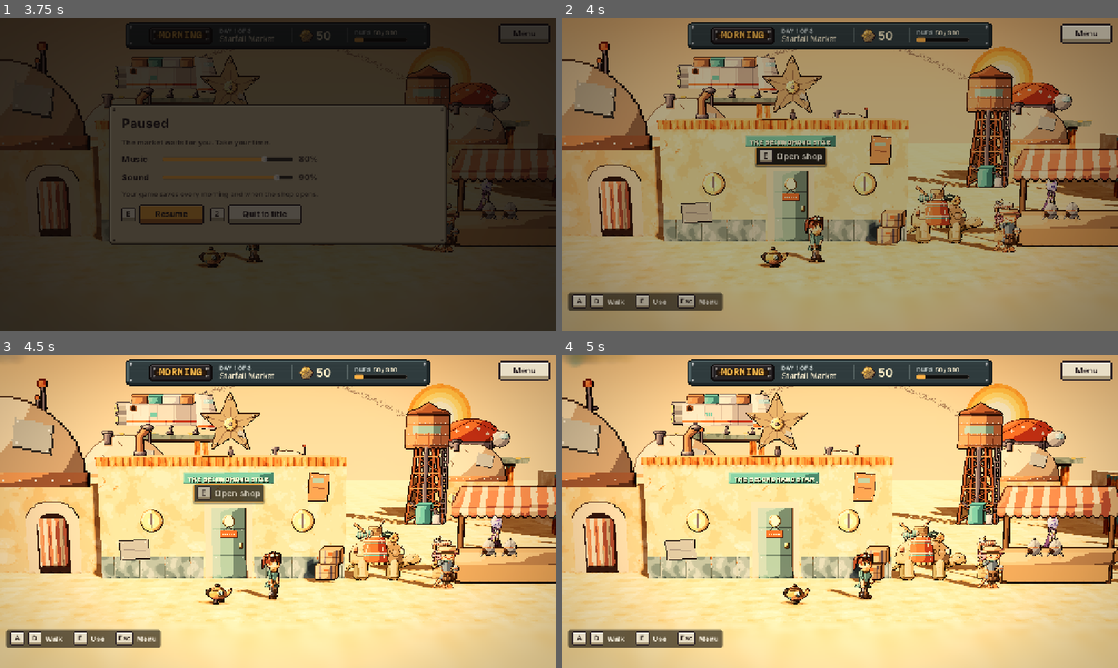
Above: before the commit, frames 1-4 (two rows, left to right).
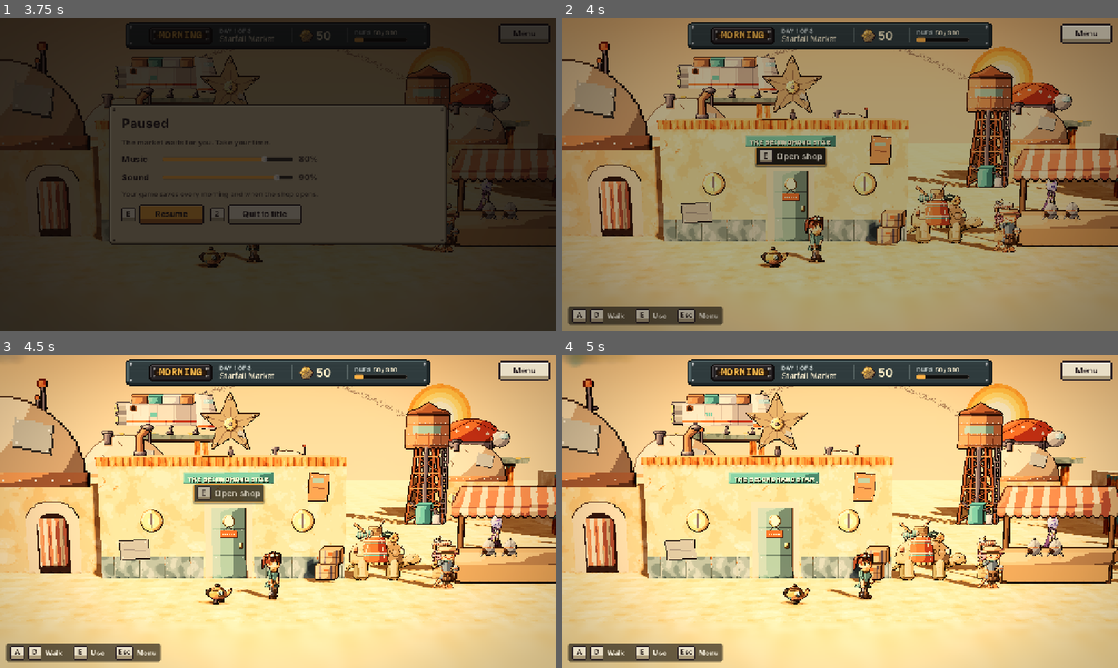
Above: after the commit, the same moments.

Repository: VicenteGM123/dead-air
Game: Godot game, scene res://scenes/main.tscn
Two runs of this game, one before a commit and one after it. Both use one fixed random seed, a clock stepped at 60 frames per second and the inputs below.
Inputs (mouse positions are in pixels of both pictures, inside the frame that each line leads up to):
- Up to frame 1 (3.75 s): click "Settings" at 0.5 s; click "Done" at 1.25 s; click "New game" at 2 s; tap Enter at 2.75 s; move the mouse to (400, 158) at 2.77 s; hold Right 2.78-3.53 s; hold E (interact) 2.78-3.53 s; click (400, 158) at 2.92 s; tap Space at 3.02 s; move the mouse to (166, 190) at 3.52 s; hold Escape (back) from 3.53 s (still down); tap T at 3.6 s
- Up to frame 2 (4 s): keep holding Escape (back); tap Space at 3.77 s
- Up to frame 3 (4.5 s): move the mouse to (333, 442) at 4.27 s; release Escape (back) at 4.28 s; hold Right from 4.28 s (still down); tap 1 at 4.35 s
- Up to frame 4 (5 s): keep holding Right

Frame 1 is identical in both runs. In frame 2, 2.7% of the frame differs, in the area x 1-29%, y 87-99%; in frame 3, 2.7%; in frame 4, 2.7%.

Commit message:
Secondhand Stars: playtest fixes and a first web build (work in progress)
Co-Authored-By: Claude Opus 5.5 <noreply@anthropic.com>
Claude-Session: https://claude.ai/code/session_01EtJos8du7RULGGSJMVgHZU

Diff:
--- a/secondhand/game/scripts/demo_kit.gd
+++ b/secondhand/game/scripts/demo_kit.gd
@@ -176,6 +176,7 @@
 			_state(2)
 			m.begin_morning()
 			m.hud.show_top(false)
+			m.street.walker.teleport(-2.6, 1)   # --- SS SHIP: Nell en la calle, entre su puerta y las cápsulas (sin aviso que tape el cartel)
 			m.street.cam_fixed = true
 			m.street.camera.position = Vector3(0.0, 7.0, 22.0)
 			m.street.camera.look_at(Vector3(0.0, 4.0, -20.0), Vector3.UP)
--- a/secondhand/game/scripts/main.gd
+++ b/secondhand/game/scripts/main.gd
@@ -108,7 +108,9 @@
 	pad.world_picks = func(): return world.pad_picks() if world else []
 	pad.camera = func(): return world.camera if world else null
 	pad.modal_open = modal_open
-	pad.dialog_waiting = func(): return dialogs.is_open() or screens.is_open()
+	# --- SS SHIP: la A del mando también avanza la cápsula («A / X open») y la tarjeta del banco («A done») aunque el
+	# cursor no esté sobre el botón (antes la A hacía clic en el vacío y no pasaba nada)
+	pad.dialog_waiting = func(): return dialogs.is_open() or screens.is_open() or pod_ui.is_open() or (bench.is_open() and bench.step == BenchUI.Step.RESULT)
 	add_child(pad)
 	pad.device_changed.connect(func(_on): hud.hide_prompt())
 	Game.shelf_changed.connect(func(): shop.refresh_shelf())
@@ -1058,6 +1060,10 @@
 					return ["Repair" if String(v["kind"]) == "repair" else "Sell", true]
 				if not sale.is_empty():
 					return ["Haggling...", false]
+				# --- SS SHIP: quien se acaba de ir sigue en el mostrador despidiéndose ("Lovely work, little star."): sin
+				# el cartel "No one at the counter" encima de su frase
+				if Time.get_ticks_msec() - day.counter_left_ms < 2800:
+					return ["", false]
 				return ["No one at the counter", false]
 			"bench":
 				if job.get("kind", "") == "repair" and String(job.get("stage", "")) == "accepted":
--- a/secondhand/game/scripts/shop_day.gd
+++ b/secondhand/game/scripts/shop_day.gd
@@ -21,6 +21,7 @@
 var world: ShopWorld
 var hud: Hud
 var shop_t := 0.0
+var counter_left_ms := -100000   # --- SS SHIP: cuándo se fue el último del mostrador (sigue ahí unos segundos, despidiéndose)
 var running := false
 var closing := false
 var paused := false        # el menú de pausa (todo se detiene)
@@ -265,6 +266,7 @@
 		return
 	var was_counter := not counter.is_empty() and int(counter["id"]) == int(v["id"])
 	if was_counter:
+		counter_left_ms = Time.get_ticks_msec()   # --- SS SHIP
 		counter = {}
 		world.counter_actor = null
 		world.set_counter_item("")
--- a/secondhand/game/scripts/ui/bench_ui.gd
+++ b/secondhand/game/scripts/ui/bench_ui.gd
@@ -152,7 +152,7 @@
 	_head_who.text = ("for %s" % Data.char_name(who)) if who != "" else ""
 	# --- SS SHIP: sin cliente es algo roto de una cápsula: se reacondiciona para el estante (no es un encargo)
 	_head_verb.text = "REPAIR" if who != "" else "REFURBISH"
-	_ticket_hdr.text = "CUSTOMER NOTE" if who != "" else "POD FIND · WHAT'S WRONG"
+	_ticket_hdr.text = "CUSTOMER NOTE" if who != "" else "POD FIND · FAULT"
 	if who == "":
 		_head_who.text = "for the shelf"
 	# --- end SS SHIP
--- a/secondhand/game/scripts/ui/hud.gd
+++ b/secondhand/game/scripts/ui/hud.gd
@@ -273,6 +273,18 @@
 		last.queue_free()
 	_hint_plate.visible = walking or extra != ""
 	_hint_plate.reset_size()
+	_pin_hint()              # --- SS SHIP
+	_pin_hint.call_deferred()
+
+# --- SS SHIP: la placa queda pegada abajo a la izquierda (14 px de margen). reset_size() conserva el borde de arriba:
+# cada vez que se vaciaba (al abrir una ventana) y se volvía a llenar, subía ~32 px; a media tarde flotaba en medio
+# del piso de la tienda.
+func _pin_hint() -> void:
+	var sz := _hint_plate.get_combined_minimum_size()
+	_hint_plate.offset_left = 14.0
+	_hint_plate.offset_right = 14.0 + sz.x
+	_hint_plate.offset_bottom = -14.0
+	_hint_plate.offset_top = -14.0 - sz.y
 
 func _hint_pair(keys: Array, what: String) -> void:
 	for k in keys:
--- a/secondhand/game/scripts/world/set_kit.gd
+++ b/secondhand/game/scripts/world/set_kit.gd
@@ -388,7 +388,7 @@
 	l.text = text
 	l.font = UIKit.font_bold
 	l.font_size = 38
-	l.pixel_size = 0.0042
+	l.pixel_size = 0.0042 * maxf(1.0, cam_dist / 8.0)   # --- SS SHIP: en la calle (cámara a 12 m) la frase se veía chica; mismo tamaño en pantalla que en la tienda
 	l.outline_size = 12
 	l.outline_modulate = Color(0.1, 0.06, 0.05)
 	l.modulate = Color(col.r, col.g, col.b, 0.0)
Not shown, added: secondhand/web/index.apple-touch-icon.png
Not shown, added: secondhand/web/index.audio.position.worklet.js
Not shown, added: secondhand/web/index.audio.worklet.js
Not shown, added: secondhand/web/index.html
Not shown, added: secondhand/web/index.icon.png
Not shown, added: secondhand/web/index.js
Not shown, added: secondhand/web/index.pck
Not shown, added: secondhand/web/index.png
Not shown, added: secondhand/web/index.wasm
